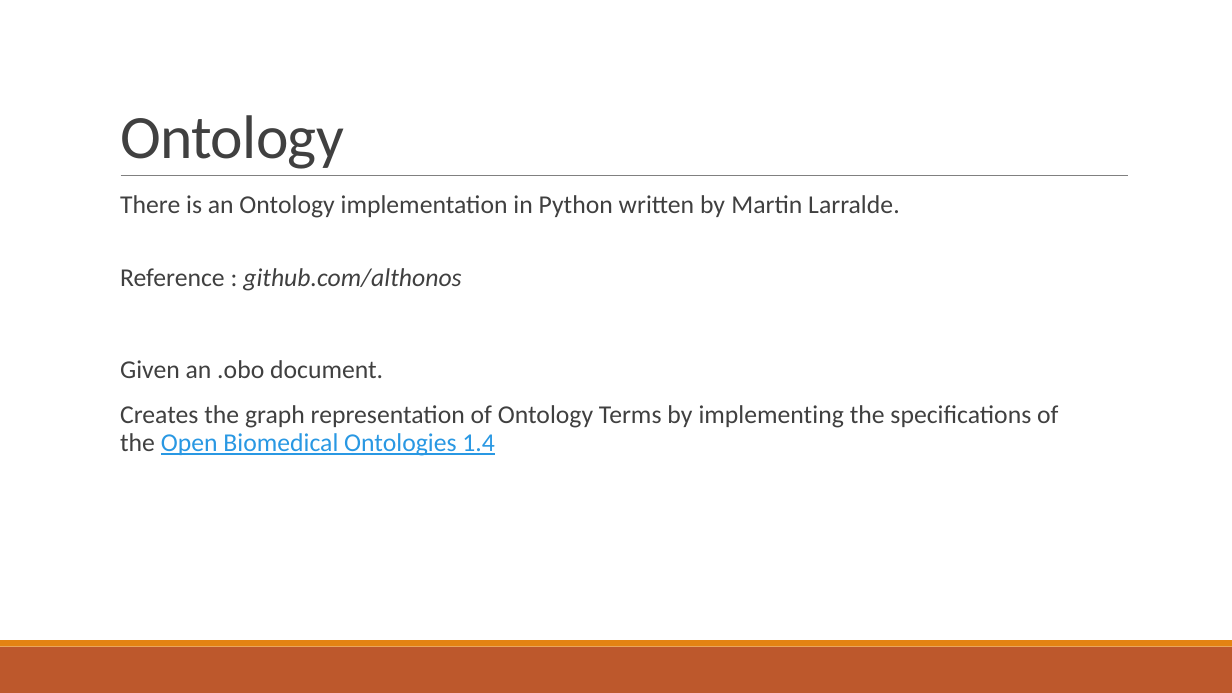
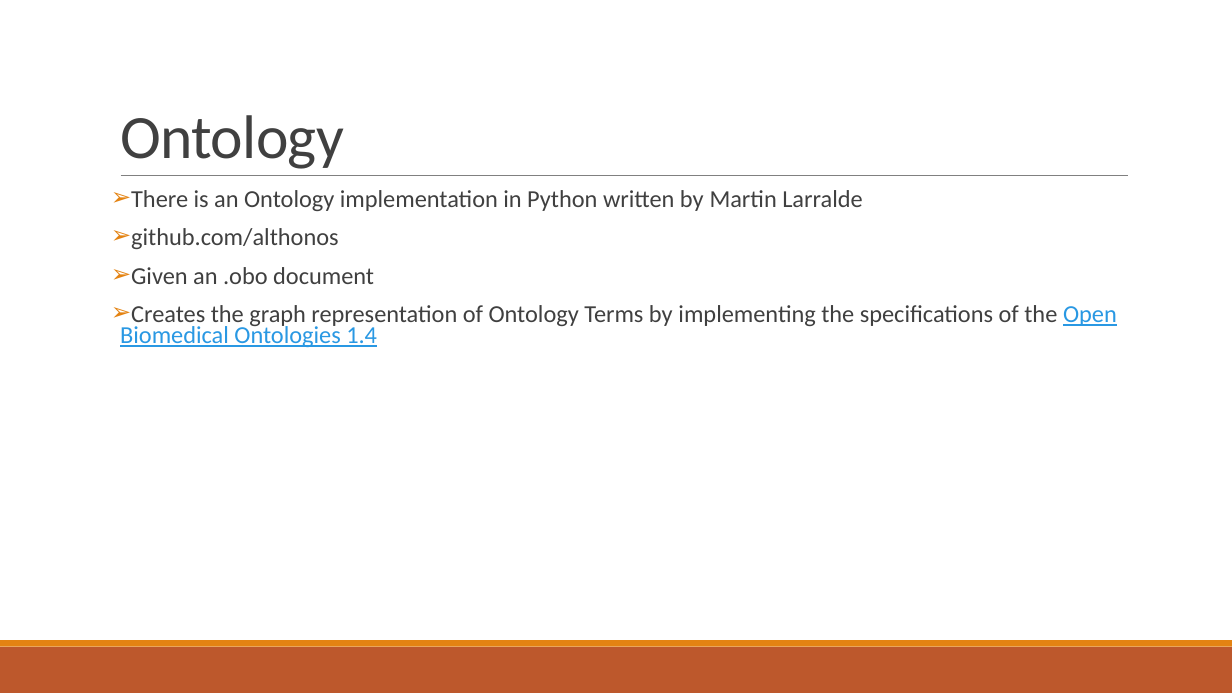
Before and after one commit to abdullahyldz/Cmpe493TermProject, a slide deck: slide 10 of Slides/Combined.pptx (slide 11 before the commit). Drawn at 1232x693 pixels with LibreOffice and Linux fonts; fonts in the diff are those of the drawing. Boxes give left, top, right and bottom in pixels: in the first picture for what was removed or moved away, otherwise in the second. Text is boxed around its words. In the diff, an @@ line names an element or a change of style, - is before the commit and + after.

```diff
--- a/Slides/Combined.pptx
+++ b/Slides/Combined.pptx
@@ text at [131,190,862,284]: text changed; size 20 to 19 pt @@
-  There is an Ontology implementation in Python written by Martin Larralde.
-  Reference : github.com/althonos
-  Given an .obo document.
+➢ There is an Ontology implementation in Python written by Martin Larralde
+➢ github.com/althonos
+➢ Given an .obo document
@@ text at [120,305,1117,347]: size 20 to 19 pt in "Creates the graph representation of Ontology Terms ..."; bullet   to ➢; list level 1 to 2 in "Creates the graph representation of ..."; line spacing 0.9 to 0.7 @@
```
Also in this commit, not shown: 14 other slides changed, 2 slides removed, 1 other file.
